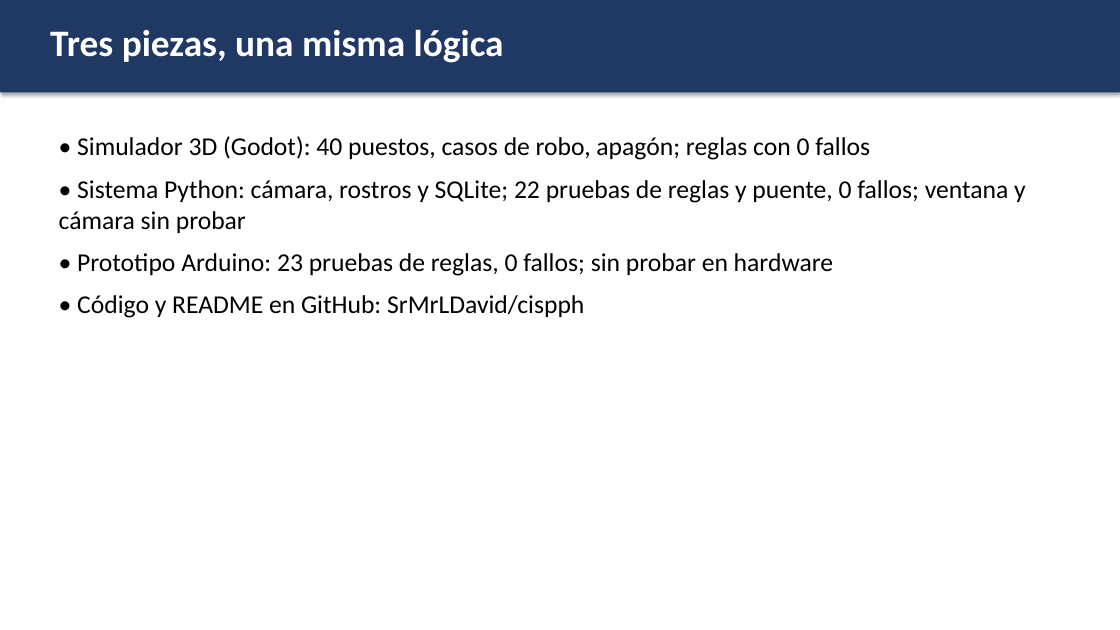
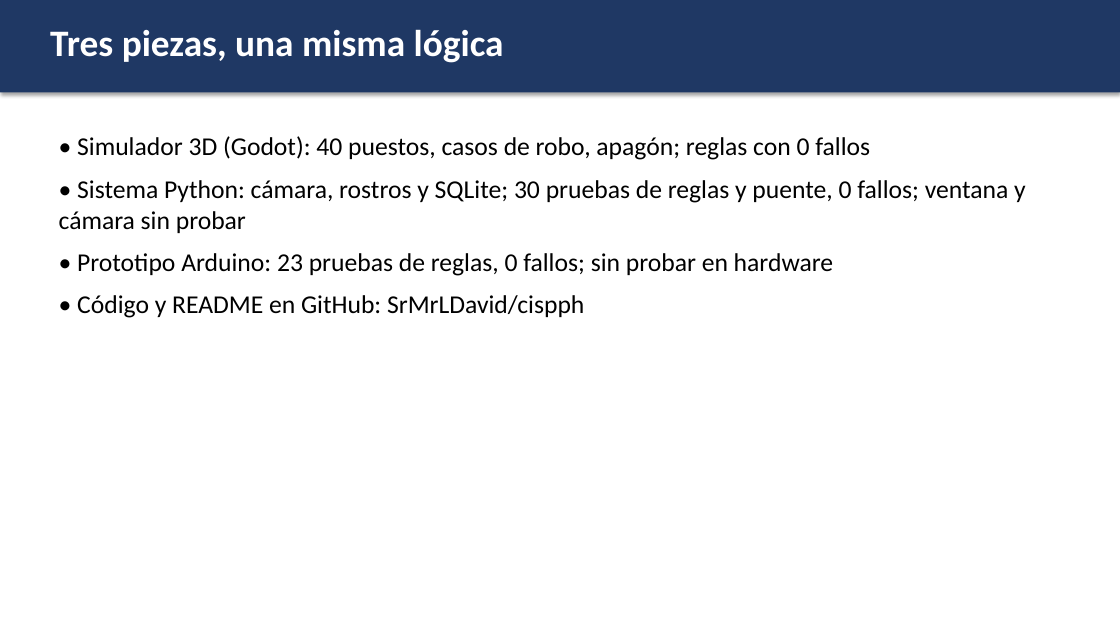
Before and after one commit to SrMrLDavid/CISPPH, a slide deck: slide 8 of docs/documentos/10 Presentación final.pptx. Drawn at 1120x630 pixels with LibreOffice and Linux fonts; fonts in the diff are those of the drawing. Boxes give left, top, right and bottom in pixels: in the first picture for what was removed or moved away, otherwise in the second. Text is boxed around its words. In the diff, an @@ line names an element or a change of style, - is before the commit and + after.

```diff
--- a/docs/documentos/10 Presentación final.pptx
+++ b/docs/documentos/10 Presentación final.pptx
@@ text at [59,180,1026,233]: text changed @@
-• Sistema Python: cámara, rostros y SQLite; 22 pruebas de reglas y puente, 0 fallos; ventana y cámara sin probar
+• Sistema Python: cámara, rostros y SQLite; 30 pruebas de reglas y puente, 0 fallos; ventana y cámara sin probar
```
Also in this commit, not shown: 1 other slide changed, 44 other files.
